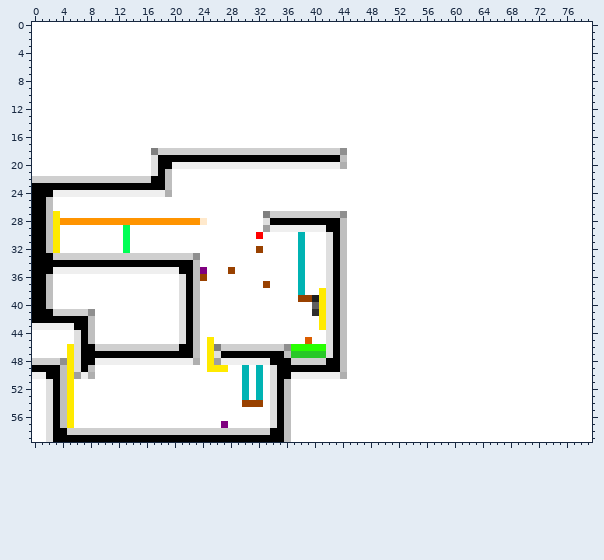
Sprite sheet: source/level_data/layouts/level8/layer2.png. Above is the file before it was changed.
The file is 80x60 pixels.
Now the later version:
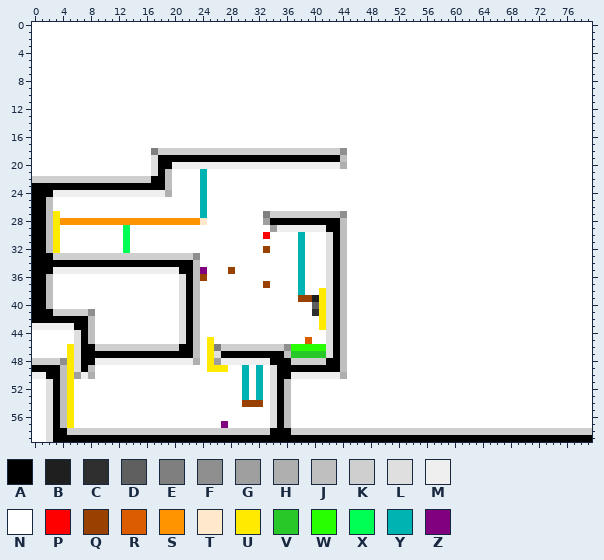
Palette (. is transparent): A #000000  B #1f1f1f  C #2f2f2f  D #5f5f5f  E #7f7f7f  F #8f8f8f  G #9f9f9f  H #afafaf  J #bfbfbf  K #cfcfcf  L #dfdfdf  M #efefef  N #ffffff  P #ff0000  Q #994100  R #db5d00  S #ff9400  T #ffe9cc  U #ffea00  V #28c828  W #28ff00  X #00ff55  Y #00b3b3  Z #800080
Changes in this commit:
Changed rows in their new state; - is an unchanged pixel.
first column x 24:
21 Y----------
22 Y----------
23 Y----------
24 Y----------
25 Y----------
26 Y----------
27 Y----------
28 ---------G-
29 ---------NG
30 --------NP-
32 --------NQ-
first column x 36:
58 AKKKKKKKKKKKKKKKKKKKKKKKKKKKKKKKKKKKKKKKKKKK
59 AAAAAAAAAAAAAAAAAAAAAAAAAAAAAAAAAAAAAAAAAAAA
Boxes around the changes in both pictures, in picture pixels (x1, y1, x2, y2):
changed: (200, 169, 207, 218)
changed: (256, 218, 277, 253)
changed: (284, 428, 592, 442)
